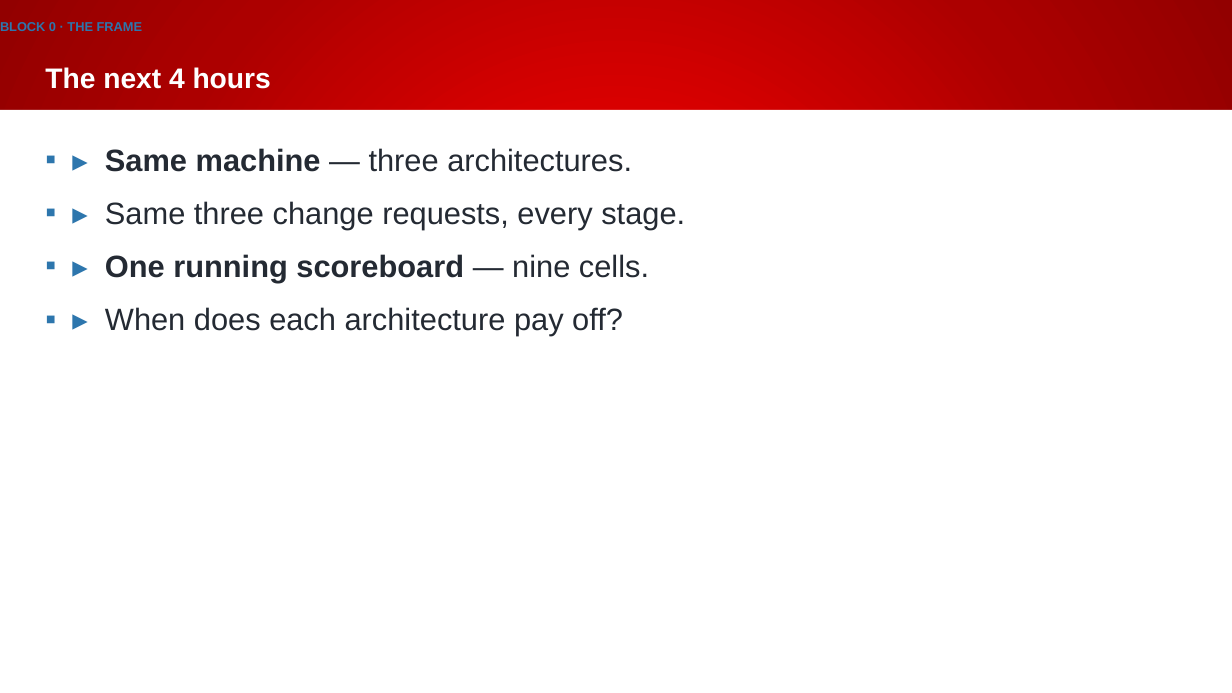
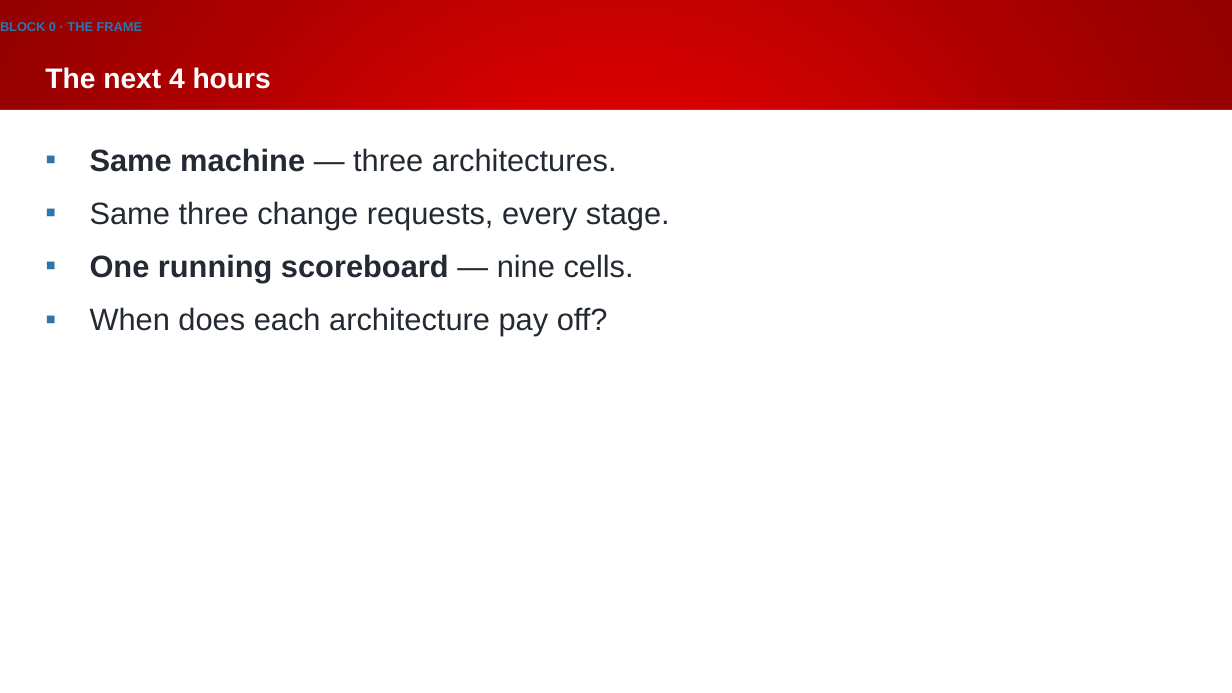
Before and after one commit to Beckhoff-USA-Community/Procedural_To_SOLID, a slide deck: slide 2 of presentation/NEM2026_workshop.pptx. Drawn at 1232x693 pixels with LibreOffice and Linux fonts; fonts in the diff are those of the drawing; background and template pictures are left out. Boxes give left, top, right and bottom in pixels: in the first picture for what was removed or moved away, otherwise in the second. Text is boxed around its words. In the diff, an @@ line names an element or a change of style, - is before the commit and + after.

```diff
--- a/presentation/NEM2026_workshop.pptx
+++ b/presentation/NEM2026_workshop.pptx
@@ text at [90, 148, 670, 336]: text changed @@
-▪ ▸ Same machine — three architectures.
-▪ ▸ Same three change requests, every stage.
-▪ ▸ One running scoreboard — nine cells.
-▪ ▸ When does each architecture pay off?
+▪ Same machine — three architectures.
+▪ Same three change requests, every stage.
+▪ One running scoreboard — nine cells.
+▪ When does each architecture pay off?
```
Also in this commit, not shown: 21 other slides changed, 15 slides added, 1 slide removed, 2 other files.
